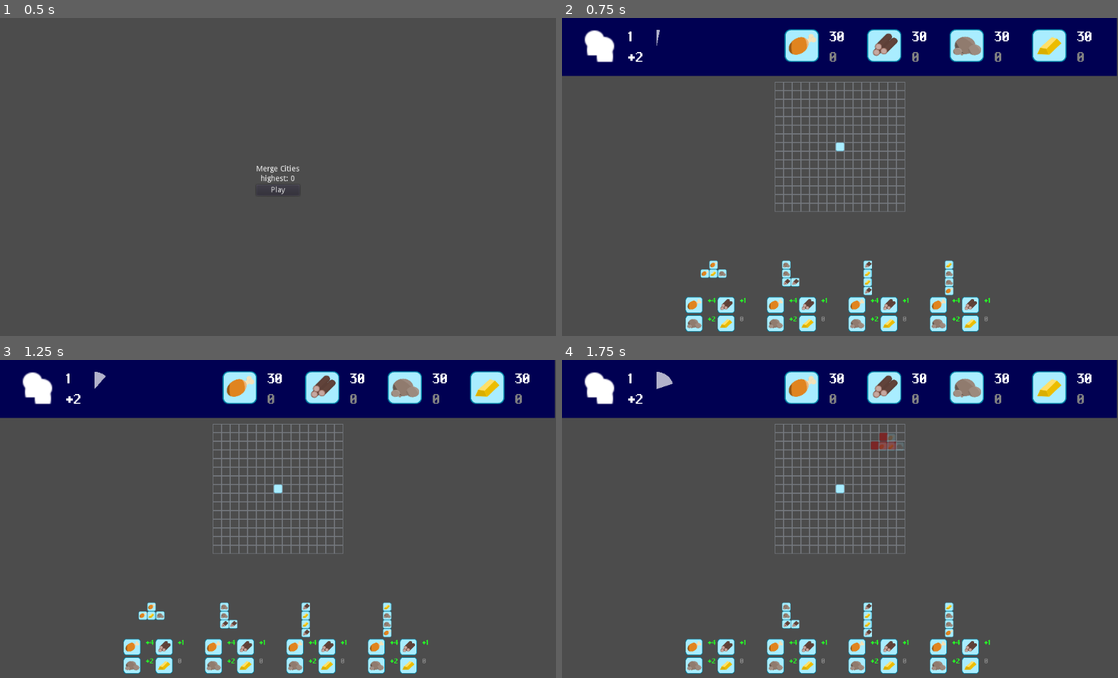
Above: before the commit, frames 1-4 (two rows, left to right).
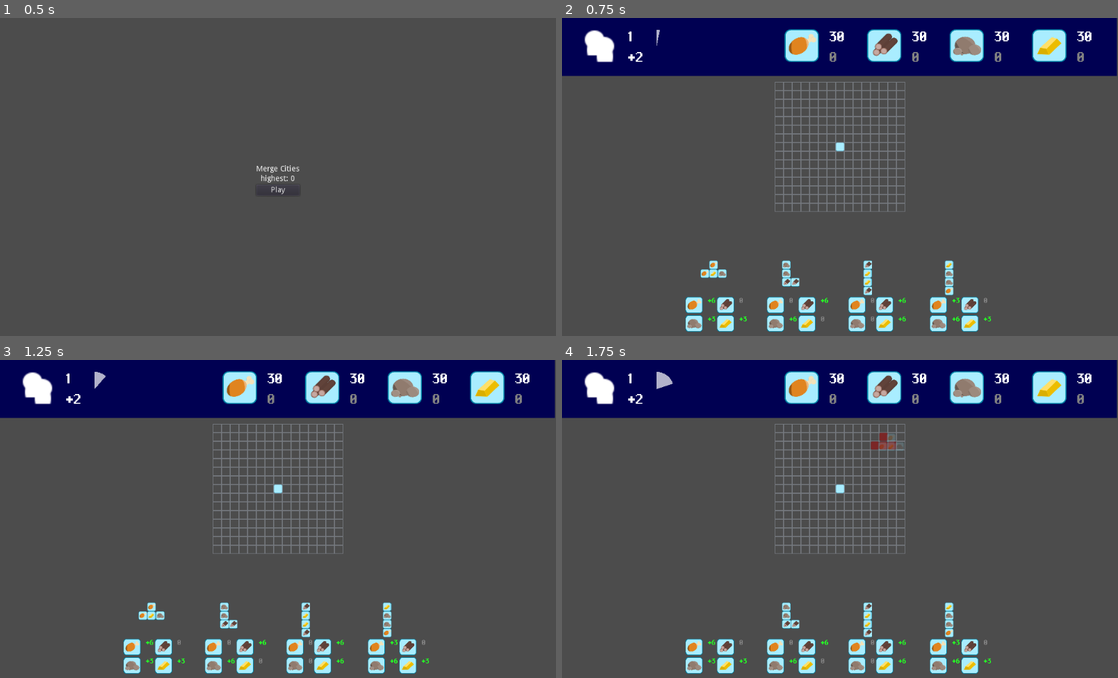
Above: after the commit, the same moments.

Repository: T4g1/gd-wildjam13
Game: Godot game, scene res://main.tscn
The game is run twice, just before and just after one commit, with the same random seed, the same clock (stepped at 60 frames per second) and the same inputs.
Inputs (mouse positions are in pixels of both pictures, inside the frame that each line leads up to):
- Up to frame 1 (0.5 s): no input
- Up to frame 2 (0.75 s): click "Play" at 0.5 s
- Up to frame 3 (1.25 s): no input
- Up to frame 4 (1.75 s): tap Enter at 1.25 s; drag from (717, 620) to (895, 452) at 1.27 s

Frame 1 is identical in both runs. In frame 2, 0.7% of the frame differs, in the area x 26-78%, y 87-99%; in frame 3, 0.7%; in frame 4, 0.7%.

Commit message:
[enh] Compute resource production and displays it

Diff:
--- a/nodes/Bloc/Bloc.gd
+++ b/nodes/Bloc/Bloc.gd
@@ -6,7 +6,7 @@
 
 export(int) var production := 3
 export(int) var consumption := 1
-export(int, "FOOD","IRON","WATER") var prod_type: int = 0
+export(ResourceType.Types) var prod_type = ResourceType.Types.FOOD
 
 var active := false
 
--- a/nodes/Polymino/Polymino.gd
+++ b/nodes/Polymino/Polymino.gd
@@ -70,3 +70,23 @@
 
 func get_blocs() -> Array:
 	return blocs
+
+func get_production(type):
+	var total = 0
+	for bloc in blocs:
+		if bloc.prod_type == type:
+			total += bloc.production
+
+	return total
+
+func get_production_food():
+	return get_production(ResourceType.Types.FOOD)
+
+func get_production_wood():
+	return get_production(ResourceType.Types.WOOD)
+
+func get_production_rock():
+	return get_production(ResourceType.Types.ROCK)
+
+func get_production_gold():
+	return get_production(ResourceType.Types.GOLD)
--- a/nodes/Pool/Pool.gd
+++ b/nodes/Pool/Pool.gd
@@ -31,14 +31,15 @@
 
 	var production = gui_production.instance()
 	production.rect_scale = Vector2(0.5, 0.5)
-	print(production.rect_size)
 	production.rect_position.x = -60
 	production.rect_position.y = 35
+
 	# TODO: Compute real values
-	production.set_food(4)
-	production.set_wood(1)
-	production.set_rock(2)
-	production.set_gold(0)
+
+	production.set_food(polymino.get_production_food())
+	production.set_wood(polymino.get_production_wood())
+	production.set_rock(polymino.get_production_rock())
+	production.set_gold(polymino.get_production_gold())
 
 	add_child(control)
 	control.add_child(polymino)
--- a/project.godot
+++ b/project.godot
@@ -78,6 +78,10 @@
 run/main_scene="res://main.tscn"
 config/icon="res://icon.png"
 
+[display]
+
+window/size/resizable=false
+
 [rendering]
 
 environment/default_environment="res://default_env.tres"
